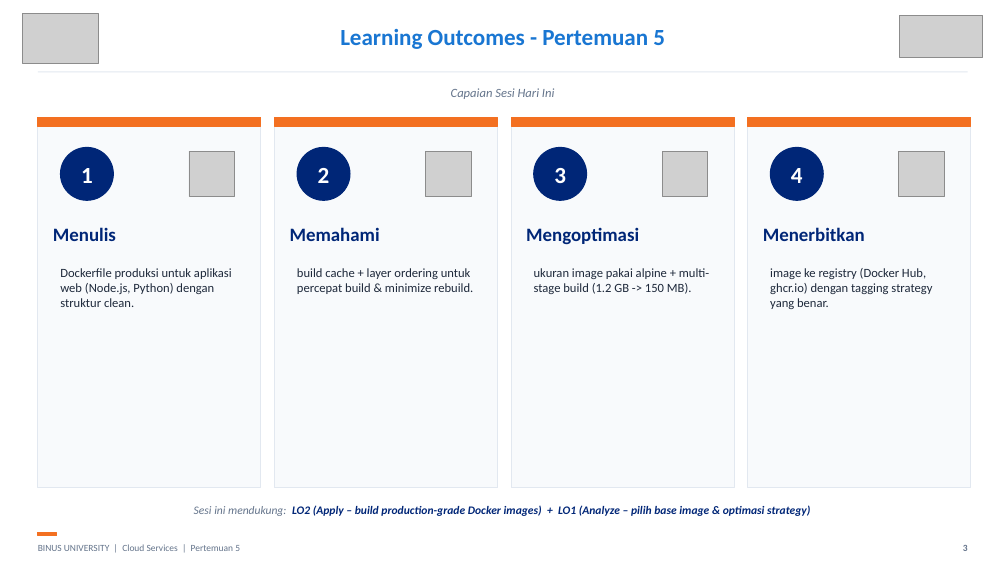
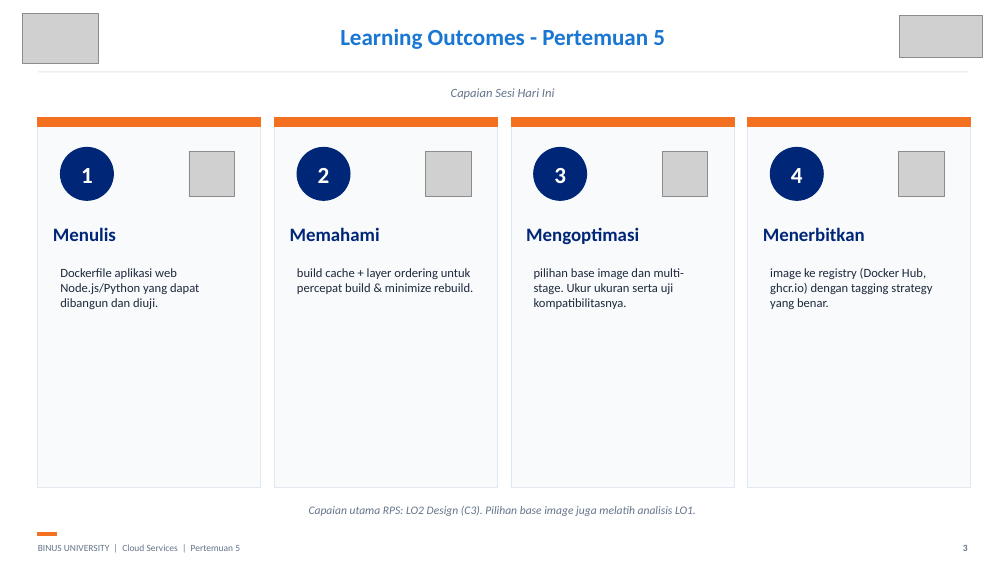
Before and after one commit to SeedFlora/meet5CloudService, a slide deck: slide 3 of slides/Teori_Pertemuan_05.pptx. Drawn at 1008x567 pixels with LibreOffice and Linux fonts; fonts in the diff are those of the drawing; grey boxes stand for pictures. Boxes give left, top, right and bottom in pixels: in the first picture for what was removed or moved away, otherwise in the second. Text is boxed around its words. In the diff, an @@ line names an element or a change of style, - is before the commit and + after.

Commit message:
Verify week 5 Docker theory against RPS and add tested Node examples

```diff
--- a/slides/Teori_Pertemuan_05.pptx
+++ b/slides/Teori_Pertemuan_05.pptx
@@ text at box(60, 268, 199, 309): text changed @@
-Dockerfile produksi untuk aplikasi web (Node.js, Python) dengan struktur clean.
+Dockerfile aplikasi web Node.js/Python yang dapat dibangun dan diuji.
@@ text at box(534, 268, 684, 309): text changed @@
-ukuran image pakai alpine + multi-stage build (1.2 GB -> 150 MB).
+pilihan base image dan multi-stage. Ukur ukuran serta uji kompatibilitasnya.
@@ text at box(309, 506, 696, 516): text changed; text colour #002677 to #64748B; bold off @@
-Sesi ini mendukung: LO2 (Apply – build production-grade Docker images) + LO1 (Analyze – pilih base image & optimasi strategy)
+Capaian utama RPS: LO2 Design (C3). Pilihan base image juga melatih analisis LO1.
```
Also in this commit, not shown: 24 other slides changed, 4 slides added, 1 slide removed, 10 other files.
